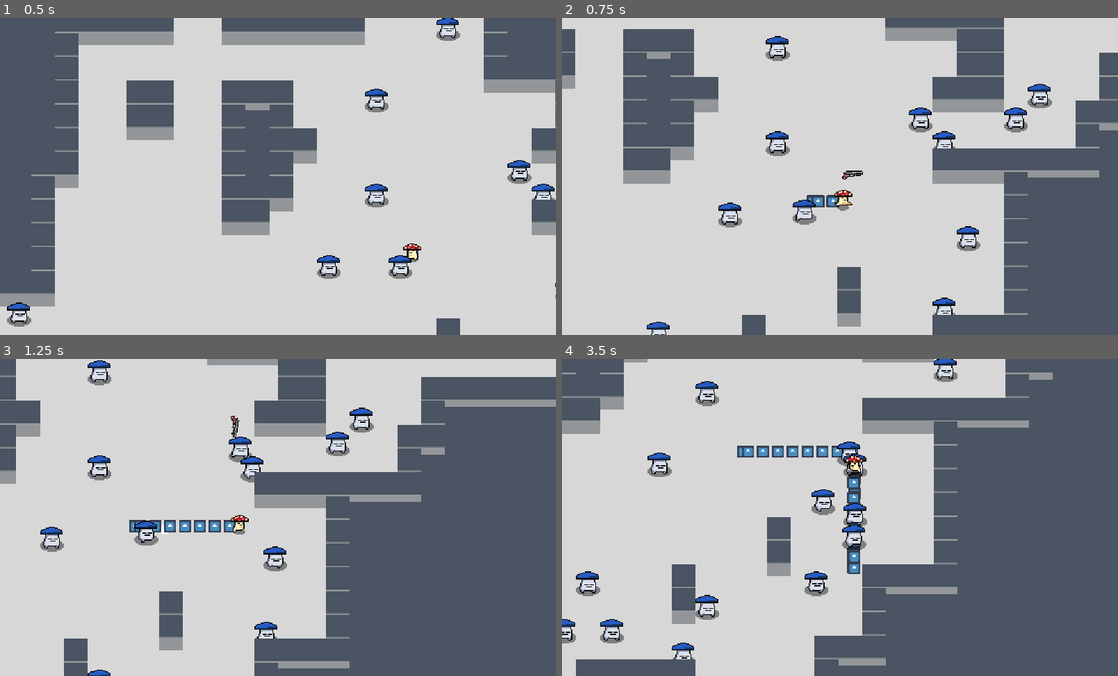
Above: before the commit, frames 1-4 (two rows, left to right).
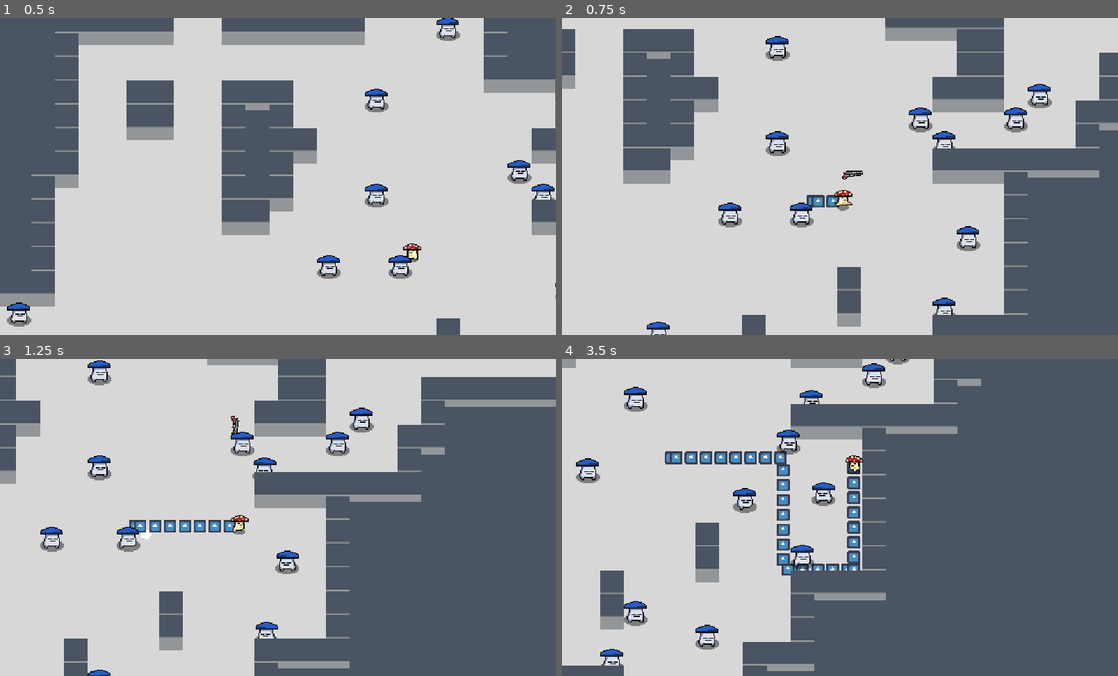
Above: after the commit, the same moments.

Repository: Hairic95/nuclear-throne-godot-clone
Game: Godot game, scene res://src/scenes/TestScene.tscn
Same seed, same stepped clock (60 frames per second), same inputs: the game is played once before the commit and once after it. The engine's default icon, where the game draws it, is replaced by a stand-in: a white triangle on a blue panel in a dark square.
Inputs (mouse positions are in pixels of both pictures, inside the frame that each line leads up to):
- Up to frame 1 (0.5 s): no input
- Up to frame 2 (0.75 s): move the mouse to (962, 160) at 0.52 s; hold D from 0.53 s (still down); right-click (962, 160) at 0.6 s
- Up to frame 3 (1.25 s): keep holding D
- Up to frame 4 (3.5 s): move the mouse to (728, 533) at 1.27 s; release D at 1.28 s; hold S 1.28-2.03 s; click (728, 533) at 1.35 s; move the mouse to (895, 447) at 2.02 s; hold D 2.03-2.78 s; tap E (interact) at 2.1 s; move the mouse to (812, 580) at 2.77 s; hold W from 2.78 s (still down); tap Mouse wheel up (next_weapon) at 2.85 s

Frame 1 is identical in both runs. In frame 2, 0.3% of the frame differs, in the area x 41-46%, y 57-67%; in frame 3, 1.3%; in frame 4, 27%, in the area x 0-89%, y 0-100%.

Commit message:
fixed ai

Diff:
--- a/src/entities/enemies/Enemy.gd
+++ b/src/entities/enemies/Enemy.gd
@@ -23,29 +23,29 @@
 			$Vision.rotation = PI
 			$Vision.cast_to = global_position - player_in_range.global_position
 			$Vision.force_raycast_update()
-			if !$Vision.is_colliding():
 
-				if (player_in_range.global_position - global_position).length() > 100:
 
-					if player_in_range.global_position.x > global_position.x:
-						$Sprite.flip_h = false
-					else:
-						$Sprite.flip_h = true
+			var following_player = false
 
-					direction = (player_in_range.global_position - global_position).normalized()
+			for scent in player_in_range.scent_trail:
+				$Vision.cast_to = (global_position - scent.global_position)
+				$Vision.force_raycast_update()
+				if !$Vision.is_colliding():
+					direction = (scent.global_position - global_position).normalized()
+					following_player = true
+					break
 
+			if (player_in_range.global_position - global_position).length() > 100:
+
+				if player_in_range.global_position.x > global_position.x:
+					$Sprite.flip_h = false
 				else:
-					direction = Vector2.ZERO
+					$Sprite.flip_h = true
+
+				direction = (player_in_range.global_position - global_position).normalized()
+
 			else:
-				var following_player = false
-
-				for scent in player_in_range.scent_trail:
-					$Vision.cast_to = (global_position - scent.global_position)
-					$Vision.force_raycast_update()
-					if !$Vision.is_colliding():
-						direction = (scent.global_position - global_position).normalized()
-						following_player = true
-						break
+				direction = Vector2.ZERO
 
 				if !following_player:
 					player_in_range = null
--- a/src/entities/enemies/Enemy.tscn
+++ b/src/entities/enemies/Enemy.tscn
@@ -146,7 +146,7 @@
 [node name="Sprite" type="Sprite" parent="."]
 texture = ExtResource( 1 )
 hframes = 12
-frame = 2
+frame = 3
 
 [node name="AnimPlayer" type="AnimationPlayer" parent="."]
 anims/dead = SubResource( 2 )
@@ -187,6 +187,7 @@
 [node name="Vision" type="RayCast2D" parent="."]
 enabled = true
 cast_to = Vector2( 120, 0 )
+collision_mask = 2147483649
 
 [node name="ShootChanceInterval" type="Timer" parent="."]
 wait_time = 0.5
--- a/src/entities/player/Player.tscn
+++ b/src/entities/player/Player.tscn
@@ -186,10 +186,6 @@
 [node name="CollisionShape2D" type="CollisionShape2D" parent="Hitbox"]
 shape = SubResource( 6 )
 
-[node name="ScentTimer" type="Timer" parent="."]
-wait_time = 0.1
-autostart = true
-
 [node name="PushBox" type="Area2D" parent="." groups=[
 "pushbox",
 ]]
@@ -198,9 +194,13 @@
 
 [node name="CollisionShape2D2" type="CollisionShape2D" parent="PushBox"]
 shape = SubResource( 6 )
+
+[node name="ScentTimer" type="Timer" parent="."]
+wait_time = 0.1
+autostart = true
 [connection signal="timeout" from="CameraHandler/Frequency" to="CameraHandler" method="_on_Frequency_timeout"]
 [connection signal="timeout" from="CameraHandler/Duration" to="CameraHandler" method="_on_Duration_timeout"]
 [connection signal="area_entered" from="Hitbox" to="." method="_on_Hitbox_area_entered"]
-[connection signal="timeout" from="ScentTimer" to="." method="_on_ScentTimer_timeout"]
 [connection signal="area_entered" from="PushBox" to="." method="_on_PushBox_area_entered"]
 [connection signal="area_exited" from="PushBox" to="." method="_on_PushBox_area_exited"]
+[connection signal="timeout" from="ScentTimer" to="." method="_on_ScentTimer_timeout"]
